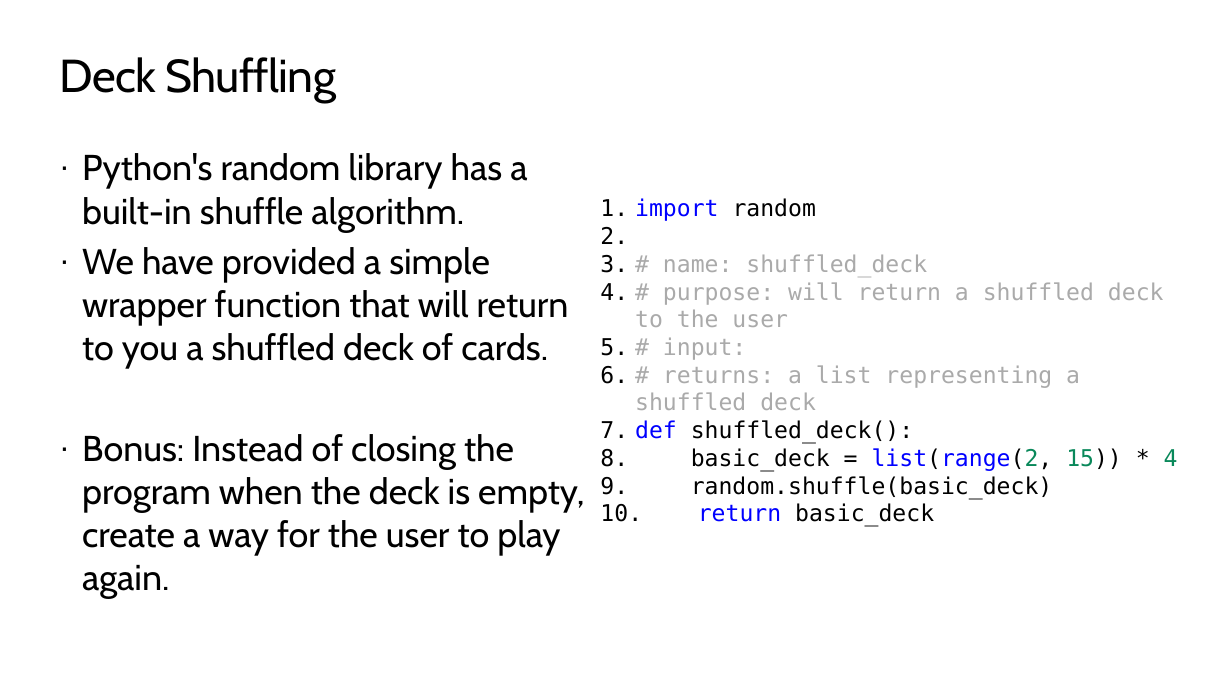
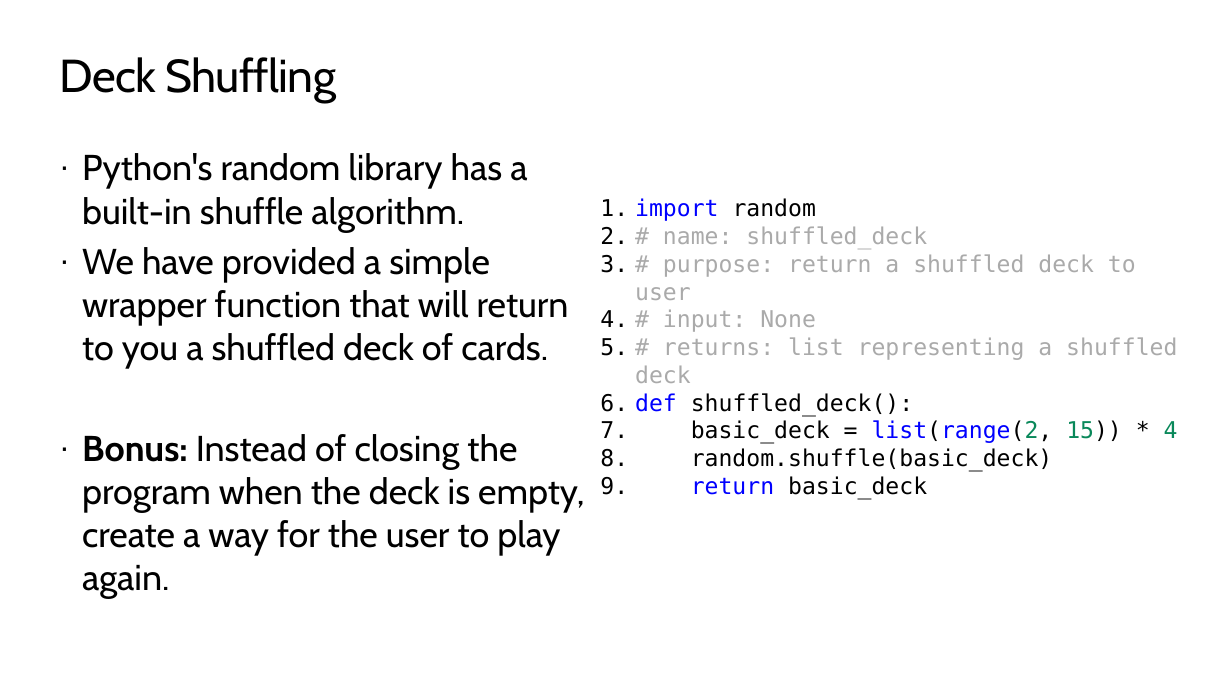
Before and after one commit to TEALSK12/2nd-semester-introduction-to-computer-science, a slide deck: slide 15 of units/3_unit/slidedecks/Intro Python 3.03 TEALS.pptx. Drawn at 1232x693 pixels with LibreOffice and Linux fonts; fonts in the diff are those of the drawing; background and template pictures are left out. Boxes give left, top, right and bottom in pixels: in the first picture for what was removed or moved away, otherwise in the second. Text is boxed around its words. In the diff, an @@ line names an element or a change of style, - is before the commit and + after.

```diff
--- a/units/3_unit/slidedecks/Intro Python 3.03 TEALS.pptx
+++ b/units/3_unit/slidedecks/Intro Python 3.03 TEALS.pptx
@@ text at <box>635,254,1177,383</box>: text changed @@
-3. # purpose: will return a shuffled deck to the user
-4. # input:
-5. # returns: a list representing a shuffled deck
+3. # purpose: return a shuffled deck to user
+4. # input: None
+5. # returns: list representing a shuffled deck
@@ text at <box>82,434,584,599</box>: bold on in "Bonus:" @@
```
Also in this commit, not shown: 10 other slides changed, 18 other files.
